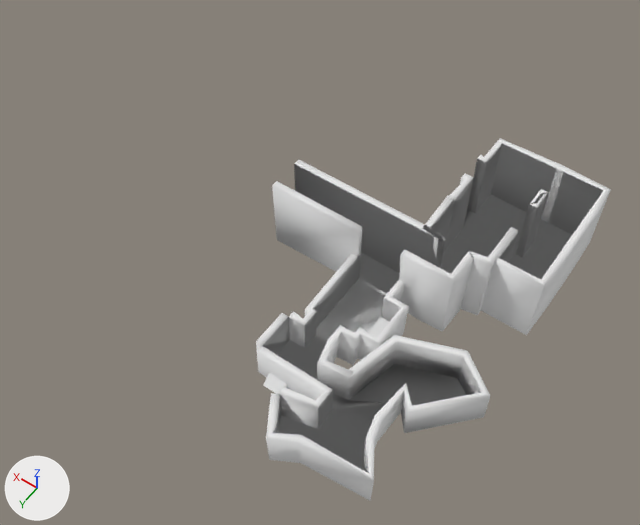
Two versions of the Blender file objects/prison/prison_loc.blend, one commit apart.
Both versions are drawn from a 50 mm lens placed at (-13.4, 17.4, 36.5), pointed at (2.8, -5.3, 0.7). The lights are fixed; the arrows at lower left show +X, +Y and +Z.
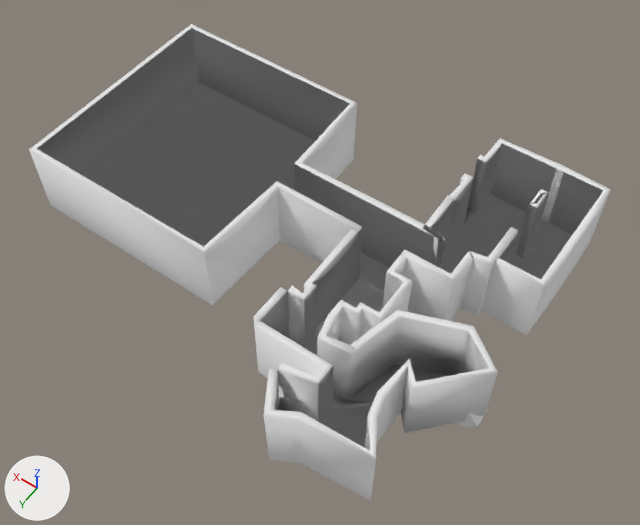
Location of each change, (x1, y1, x2, y2) in pixels of the pictures (640 x 525 px):
'Cube.001', reshaped (64% wider, 31% taller): before (256, 138, 611, 501); after (29, 24, 611, 501)
'Cube.002', moved, turned: before (263, 373, 287, 394); after (458, 409, 487, 427)
part 1 of me_cube, built on: before (256, 254, 490, 482); after (29, 24, 498, 482)

What changed in the scene script:
```text
Change me_cube:
    used by ob_cube_001; location = (0.0, 0.0, 0.0)
    remove me_cube.from_pydata(...)  # 138 vertices, 90 faces; spans x -7.8..6.1, y -15.1..4.2, z 0.0..4.1
    add me_cube.from_pydata(...)  # 146 vertices, 97 faces; spans x -7.8..17.5, y -15.1..4.2, z 0.0..4.1
    me_cube part 1
    34 vertices in x -7.8..1.6, y -6.1..4.2, z 2.0 move by (0.0, 0.0, 2.0)
    8 vertices are added at x 6.3..17.5, y -12.9..-0.7, z 0.0..4.1
    7 new faces join them
Change ob_cube_002:
    ob_cube_002.location: (0.51, 1.1, 0.09) -> (-7.46, -2.62, 0.11)
    ob_cube_002.rotation_euler: (-0.847, -0.00824, -3.149) -> (-0.763, 0.0937, -1.521)  # degrees (-49, -0.5, -180) -> degrees (-44, 5.4, -87)
```
